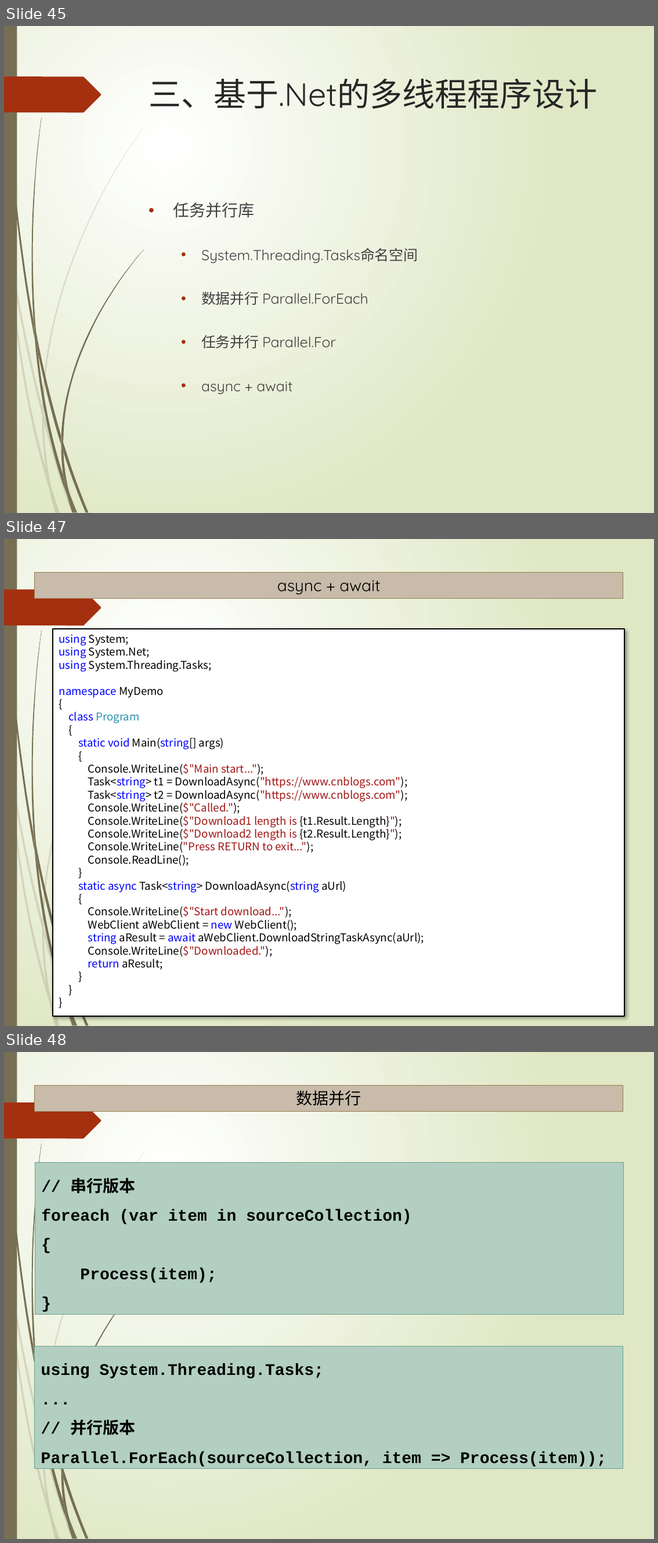
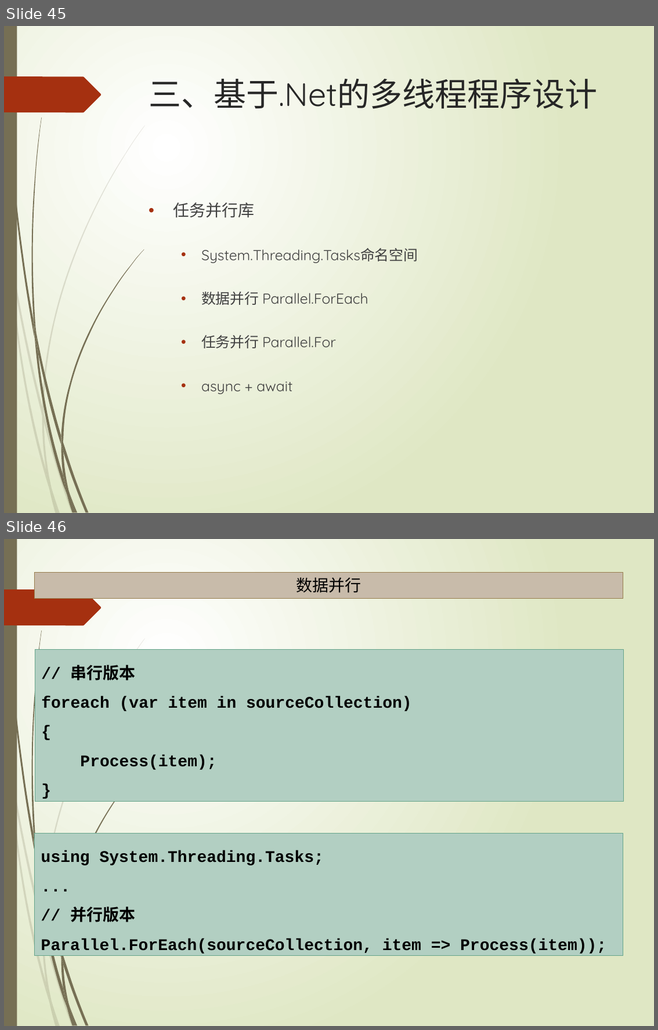
Before and after one commit to TeacherPeng/Parallel, a slide deck: 教案/Windows并发程序设计.pptx. Shown one above the other, each under a label of ours: slides 45, 47 and 48 before the commit, slides 45 and 46 after it; the slides between them are not shown. The pictures are 658x1543 and 658x1030 pixels, drawn with LibreOffice and Linux fonts; fonts in the diff are those of the drawing. Boxes give left, top, right and bottom in pixels: in the first picture for what was removed or moved away, otherwise in the second. Text is boxed around its words. In the diff, an @@ line names an element or a change of style, - is before the commit and + after.

```diff
--- a/教案/Windows并发程序设计.pptx
+++ b/教案/Windows并发程序设计.pptx
@@ slide 47 removed at (4, 539, 654, 1026), background gradient #FFFFFF to #DFE8C4; not listed: 21 template elements that a slide beside it also shows @@
@@ rectangle removed at (35, 572, 623, 598) @@
-async + await
@@ rectangle removed at (53, 629, 625, 1016) @@
-using System;
-using System.Net;
-using System.Threading.Tasks;
-namespace MyDemo
-{
-class Program
-{
-static void Main(string[] args)
-{
-Console.WriteLine($"Main start...");
-Task<string> t1 = DownloadAsync("https://www.cnblogs.com");
-Task<string> t2 = DownloadAsync("https://www.cnblogs.com");
-Console.WriteLine($"Called.");
-Console.WriteLine($"Download1 length is {t1.Result.Length}");
-Console.WriteLine($"Download2 length is {t2.Result.Length}");
-Console.WriteLine("Press RETURN to exit...");
-Console.ReadLine();
-}
-static async Task<string> DownloadAsync(string aUrl)
-{
-Console.WriteLine($"Start download...");
-WebClient aWebClient = new WebClient();
-string aResult = await aWebClient.DownloadStringTaskAsync(aUrl);
-Console.WriteLine($"Downloaded.");
-return aResult;
-}
-}
-}
@@ what was slide 48 is now slide 46 @@
```
Also in this commit, not shown: 1 other slide removed.
